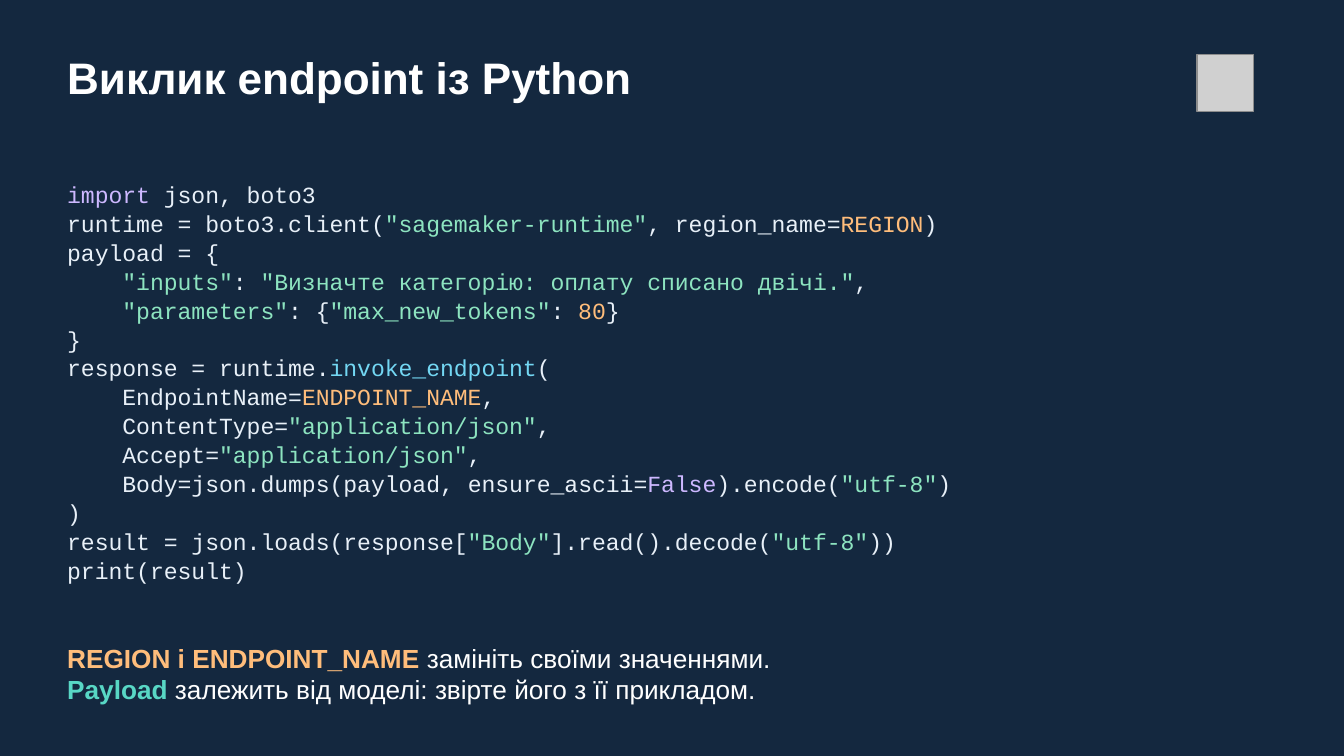
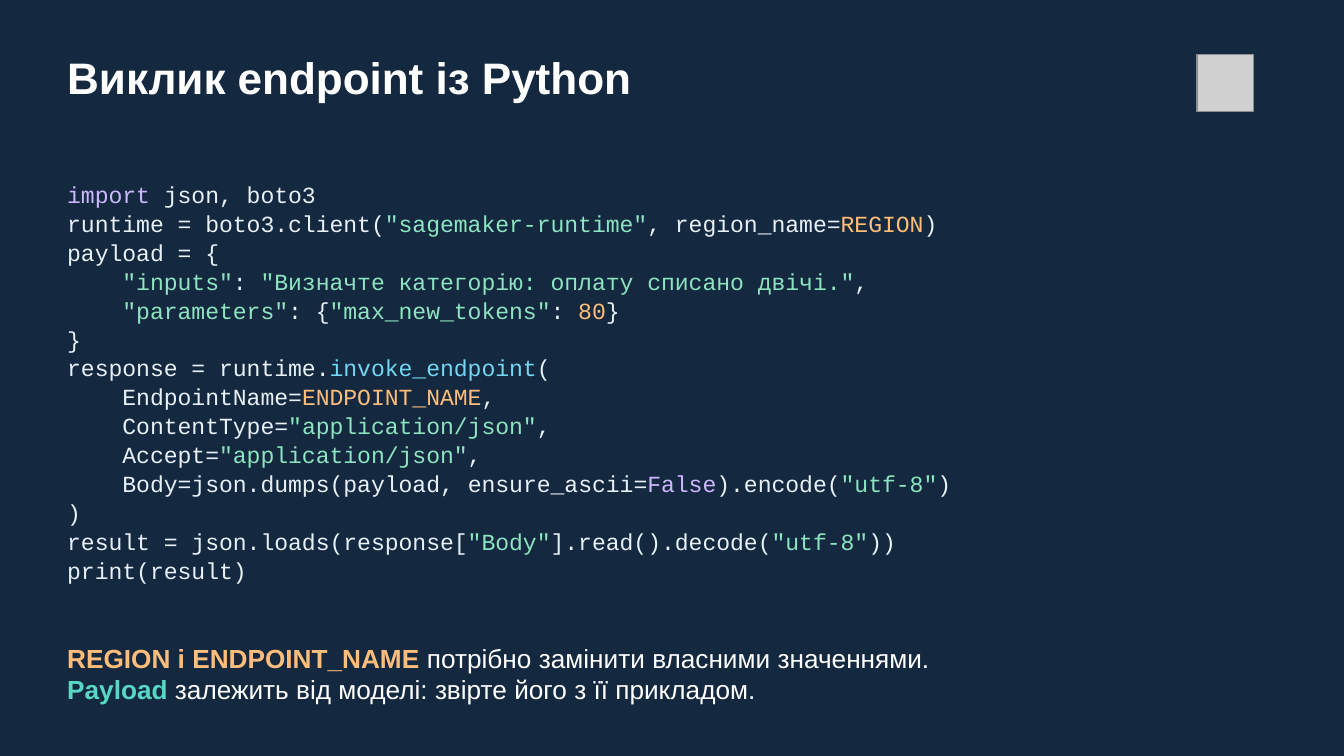
Before and after one commit to dmitriy-shtefan/aws-course-2026, a slide deck: slide 6 of заняття_11/Amazon_SageMaker_AI.pptx. Drawn at 1344x756 pixels with LibreOffice and Linux fonts; fonts in the diff are those of the drawing; grey boxes stand for pictures. Boxes give left, top, right and bottom in pixels: in the first picture for what was removed or moved away, otherwise in the second. Text is boxed around its words. In the diff, an @@ line names an element or a change of style, - is before the commit and + after.

```diff
--- a/заняття_11/Amazon_SageMaker_AI.pptx
+++ b/заняття_11/Amazon_SageMaker_AI.pptx
@@ text at bbox=[67, 649, 930, 705]: text changed @@
-REGION і ENDPOINT_NAME замініть своїми значеннями.
-Payload залежить від моделі: звірте його з її прикладом.
+REGION і ENDPOINT_NAME потрібно замінити власними значеннями.
+Payload залежить від моделі: звірте його з її прикладом.
```
Also in this commit, not shown: 1 other slide changed, 11 other files.
